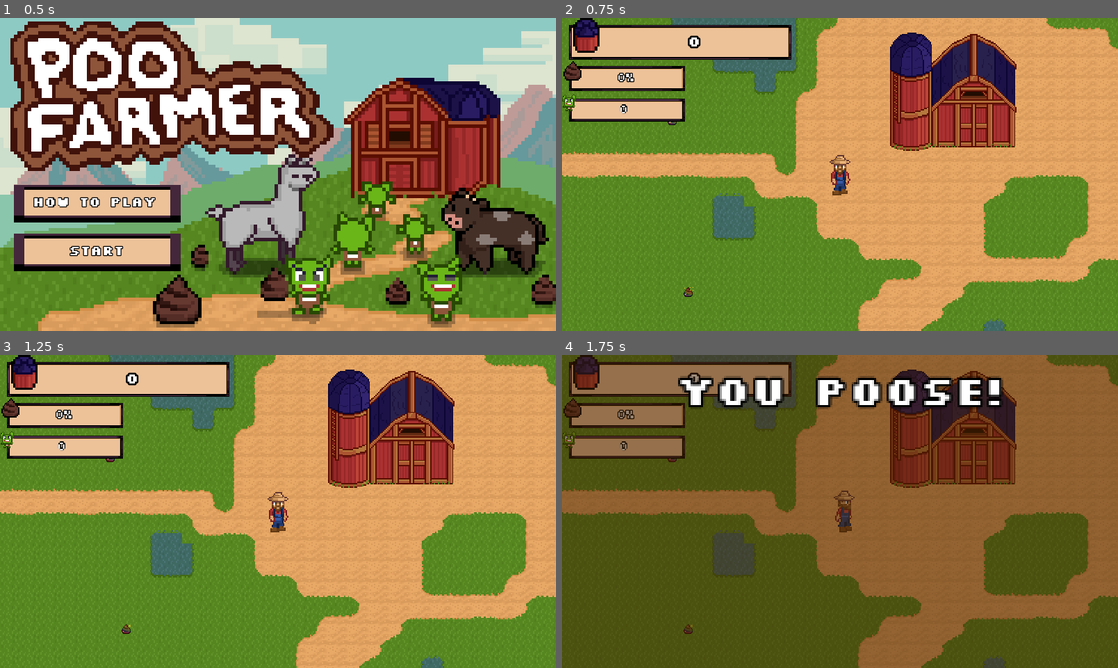
Above: before the commit, frames 1-4 (two rows, left to right).
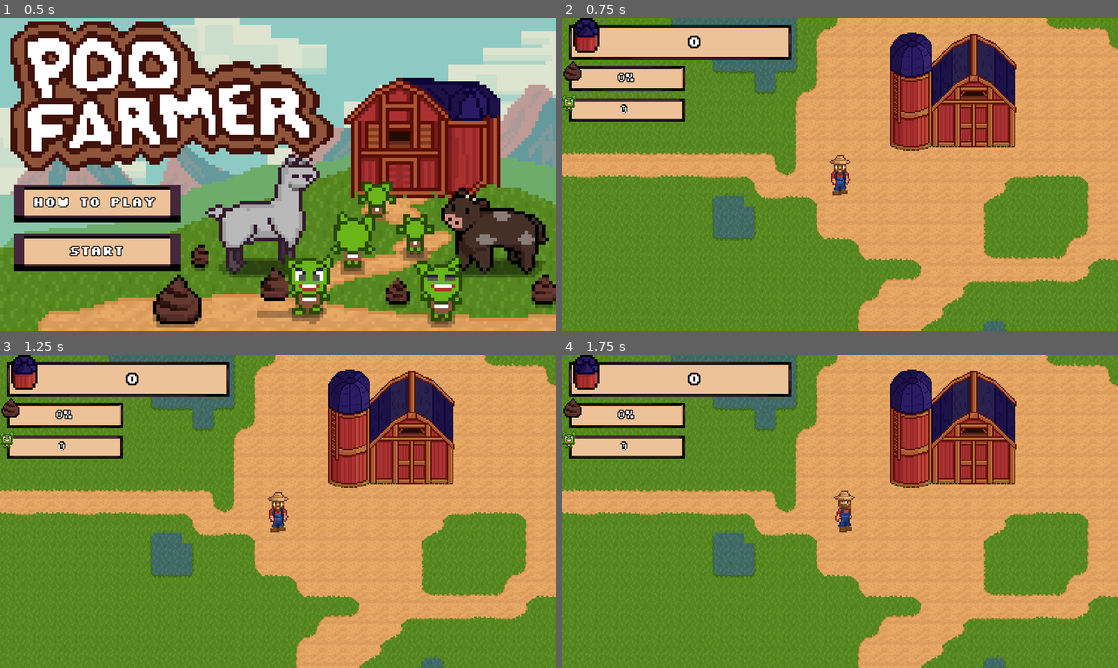
Above: after the commit, the same moments.

Repository: astro-panda/poo-farmer
Game: Godot game, scene res://Scenes/Main.tscn
Same seed, same stepped clock (60 frames per second), same inputs: the game is played once before the commit and once after it.
Inputs (mouse positions are in pixels of both pictures, inside the frame that each line leads up to):
- Up to frame 1 (0.5 s): no input
- Up to frame 2 (0.75 s): click "Start" at 0.5 s
- Up to frame 3 (1.25 s): no input
- Up to frame 4 (1.75 s): tap Enter at 1.25 s; move the mouse to (962, 495) at 1.27 s; hold Right (move_right) from 1.28 s (still down); hold X (game_over) from 1.28 s (still down); click (962, 495) at 1.42 s

Frame 1 is identical in both runs. In frame 2, less than 0.1% of the frame differs, in the area x 19-24%, y 33-90%; in frame 3, less than 0.1%; in frame 4, 98%, in the area x 0-100%, y 0-100%.
Error after the commit: Invalid get index '0' (on base: 'Array'). (res://Scripts/Player.gd:24)

Commit message:
pause screen action refinement; game reset; game quit; restart button on game over screen

Diff:
--- a/poofarmer/Scenes/Goblin.tscn
+++ b/poofarmer/Scenes/Goblin.tscn
@@ -8,82 +8,66 @@
 [ext_resource path="res://Audio/Poo Farmer Goblin Laugh 2.wav" type="AudioStream" id=6]
 
 [sub_resource type="AtlasTexture" id=1]
-flags = 4
 atlas = ExtResource( 2 )
 region = Rect2( 0, 0, 16, 32 )
 
 [sub_resource type="AtlasTexture" id=2]
-flags = 4
 atlas = ExtResource( 2 )
 region = Rect2( 16, 0, 16, 32 )
 
 [sub_resource type="AtlasTexture" id=3]
-flags = 4
 atlas = ExtResource( 2 )
 region = Rect2( 32, 0, 16, 32 )
 
 [sub_resource type="AtlasTexture" id=4]
-flags = 4
 atlas = ExtResource( 2 )
 region = Rect2( 48, 0, 16, 32 )
 
 [sub_resource type="AtlasTexture" id=5]
-flags = 4
 atlas = ExtResource( 2 )
 region = Rect2( 0, 96, 16, 32 )
 
 [sub_resource type="AtlasTexture" id=6]
-flags = 4
 atlas = ExtResource( 2 )
 region = Rect2( 16, 96, 16, 32 )
 
 [sub_resource type="AtlasTexture" id=7]
-flags = 4
 atlas = ExtResource( 2 )
 region = Rect2( 32, 96, 16, 32 )
 
 [sub_resource type="AtlasTexture" id=8]
-flags = 4
 atlas = ExtResource( 2 )
 region = Rect2( 48, 96, 16, 32 )
 
 [sub_resource type="AtlasTexture" id=9]
-flags = 4
 atlas = ExtResource( 2 )
 region = Rect2( 0, 32, 16, 32 )
 
 [sub_resource type="AtlasTexture" id=10]
-flags = 4
 atlas = ExtResource( 2 )
 region = Rect2( 16, 32, 16, 32 )
 
 [sub_resource type="AtlasTexture" id=11]
-flags = 4
 atlas = ExtResource( 2 )
 region = Rect2( 32, 32, 16, 32 )
 
 [sub_resource type="AtlasTexture" id=12]
-flags = 4
 atlas = ExtResource( 2 )
 region = Rect2( 48, 32, 16, 32 )
 
 [sub_resource type="AtlasTexture" id=13]
-flags = 4
 atlas = ExtResource( 2 )
 region = Rect2( 0, 64, 16, 32 )
 
 [sub_resource type="AtlasTexture" id=14]
-flags = 4
 atlas = ExtResource( 2 )
 region = Rect2( 16, 64, 16, 32 )
 
 [sub_resource type="AtlasTexture" id=15]
-flags = 4
 atlas = ExtResource( 2 )
 region = Rect2( 32, 64, 16, 32 )
 
 [sub_resource type="AtlasTexture" id=16]
-flags = 4
 atlas = ExtResource( 2 )
 region = Rect2( 48, 64, 16, 32 )
 
@@ -128,6 +112,7 @@
 scale = Vector2( 1.5, 1.5 )
 frames = SubResource( 17 )
 animation = "down"
+frame = 2
 playing = true
 
 [node name="CollisionShape2D" type="CollisionShape2D" parent="."]
--- a/poofarmer/Scenes/Main.tscn
+++ b/poofarmer/Scenes/Main.tscn
@@ -10,12 +10,9 @@
 [ext_resource path="res://Scripts/Main.gd" type="Script" id=8]
 [ext_resource path="res://Scenes/UI/ModalWindow.tscn" type="PackedScene" id=9]
 [ext_resource path="res://Scripts/MusicAutomaton.gd" type="Script" id=10]
-[ext_resource path="res://Scenes/Animal/AnimalSpawner.tscn" type="PackedScene" id=11]
-[ext_resource path="res://Scenes/Poo.tscn" type="PackedScene" id=12]
 [ext_resource path="res://Scenes/Store.tscn" type="PackedScene" id=13]
 [ext_resource path="res://Scenes/Silo.tscn" type="PackedScene" id=14]
 [ext_resource path="res://Scenes/Animal/PooSpawner.tscn" type="PackedScene" id=15]
-[ext_resource path="res://Scenes/EnemySpawner.tscn" type="PackedScene" id=16]
 [ext_resource path="res://Scripts/GnomePath.gd" type="Script" id=17]
 [ext_resource path="res://Scripts/PooPelletsManager.gd" type="Script" id=18]
 [ext_resource path="res://Scenes/UI/StartScreen.tscn" type="PackedScene" id=19]
@@ -137,6 +134,11 @@
 frames = SubResource( 2 )
 centered = false
 
+[node name="PooSpawner" parent="." instance=ExtResource( 15 )]
+
+[node name="PooPelletsManager" type="Node2D" parent="."]
+script = ExtResource( 18 )
+
 [node name="BackgroundMusicPlayer" type="AudioStreamPlayer" parent="."]
 pause_mode = 2
 stream = ExtResource( 5 )
@@ -165,34 +167,6 @@
 "anims/Poose Screen" = SubResource( 4 )
 script = ExtResource( 10 )
 
-[node name="Poo" parent="." instance=ExtResource( 12 )]
-position = Vector2( 1231, 1754 )
-pooValue = 15
-
-[node name="Poo4" parent="." instance=ExtResource( 12 )]
-position = Vector2( 1247, 1324 )
-pooValue = 15
-
-[node name="Poo2" parent="." instance=ExtResource( 12 )]
-position = Vector2( 1820, 1313 )
-pooValue = 15
-
-[node name="Poo3" parent="." instance=ExtResource( 12 )]
-position = Vector2( 1806, 1779 )
-pooValue = 15
-
-[node name="Poo5" parent="." instance=ExtResource( 12 )]
-position = Vector2( 1616, 1827 )
-pooValue = 15
-
-[node name="Poo6" parent="." instance=ExtResource( 12 )]
-position = Vector2( 1213, 1556 )
-pooValue = 15
-
-[node name="Poo7" parent="." instance=ExtResource( 12 )]
-position = Vector2( 1602, 1298 )
-pooValue = 15
-
 [node name="Silo" parent="." instance=ExtResource( 14 )]
 position = Vector2( 1560, 1560 )
 __meta__ = {
@@ -211,19 +185,6 @@
 
 [node name="Gnome" parent="GnomePath/PathFollow2D" instance=ExtResource( 4 )]
 position = Vector2( 0.00170898, -24.0009 )
-
-[node name="AnimalSpawner" parent="." instance=ExtResource( 11 )]
-population = 100
-
-[node name="PooSpawner" parent="." instance=ExtResource( 15 )]
-
-[node name="EnemySpawner" parent="." instance=ExtResource( 16 )]
-maxEnemies = 100
-maxSpawnTime = 0.5
-minSpawnTime = 0.1
-
-[node name="PooPelletsManager" type="Node2D" parent="."]
-script = ExtResource( 18 )
 
 [node name="HUD" parent="." instance=ExtResource( 3 )]
 margin_top = -365.0
@@ -252,5 +213,7 @@
 [connection signal="close_store" from="Store" to="MusicAutomaton" method="_on_Store_close_store"]
 [connection signal="open_store" from="Store" to="MusicAutomaton" method="_on_Store_open_store"]
 [connection signal="update_global_poo_label" from="Player" to="HUD" method="_on_Player_update_global_poo_label"]
+[connection signal="game_quit" from="Player/ModalWindow" to="." method="quit"]
+[connection signal="game_reset" from="Player/ModalWindow" to="." method="reset"]
 [connection signal="game_started" from="StartScreen" to="Player/ModalWindow" method="_on_StartScreen_game_started"]
 [connection signal="how_to_play_requested" from="StartScreen" to="Player/ModalWindow" method="show_how_to_play"]
--- a/poofarmer/Scenes/Player.tscn
+++ b/poofarmer/Scenes/Player.tscn
@@ -14,82 +14,66 @@
 extents = Vector2( 12, 23.5 )
 
 [sub_resource type="AtlasTexture" id=3]
-flags = 4
 atlas = ExtResource( 2 )
 region = Rect2( 0, 0, 16, 32 )
 
 [sub_resource type="AtlasTexture" id=4]
-flags = 4
 atlas = ExtResource( 2 )
 region = Rect2( 16, 0, 16, 32 )
 
 [sub_resource type="AtlasTexture" id=5]
-flags = 4
 atlas = ExtResource( 2 )
 region = Rect2( 32, 0, 16, 32 )
 
 [sub_resource type="AtlasTexture" id=6]
-flags = 4
 atlas = ExtResource( 2 )
 region = Rect2( 48, 0, 16, 32 )
 
 [sub_resource type="AtlasTexture" id=7]
-flags = 4
 atlas = ExtResource( 2 )
 region = Rect2( 0, 96, 16, 32 )
 
 [sub_resource type="AtlasTexture" id=8]
-flags = 4
 atlas = ExtResource( 2 )
 region = Rect2( 16, 96, 16, 32 )
 
 [sub_resource type="AtlasTexture" id=9]
-flags = 4
 atlas = ExtResource( 2 )
 region = Rect2( 32, 96, 16, 32 )
 
 [sub_resource type="AtlasTexture" id=10]
-flags = 4
 atlas = ExtResource( 2 )
 region = Rect2( 48, 96, 16, 32 )
 
 [sub_resource type="AtlasTexture" id=11]
-flags = 4
 atlas = ExtResource( 2 )
 region = Rect2( 0, 32, 16, 32 )
 
 [sub_resource type="AtlasTexture" id=12]
-flags = 4
 atlas = ExtResource( 2 )
 region = Rect2( 16, 32, 16, 32 )
 
 [sub_resource type="AtlasTexture" id=13]
-flags = 4
 atlas = ExtResource( 2 )
 region = Rect2( 32, 32, 16, 32 )
 
 [sub_resource type="AtlasTexture" id=14]
-flags = 4
 atlas = ExtResource( 2 )
 region = Rect2( 48, 32, 16, 32 )
 
 [sub_resource type="AtlasTexture" id=15]
-flags = 4
 atlas = ExtResource( 2 )
 region = Rect2( 0, 64, 16, 32 )
 
 [sub_resource type="AtlasTexture" id=16]
-flags = 4
 atlas = ExtResource( 2 )
 region = Rect2( 16, 64, 16, 32 )
 
 [sub_resource type="AtlasTexture" id=17]
-flags = 4
 atlas = ExtResource( 2 )
 region = Rect2( 32, 64, 16, 32 )
 
 [sub_resource type="AtlasTexture" id=18]
-flags = 4
 atlas = ExtResource( 2 )
 region = Rect2( 48, 64, 16, 32 )
 
@@ -139,6 +123,9 @@
 "name": "default",
 "speed": 5.0
 } ]
+
+[sub_resource type="RectangleShape2D" id=22]
+extents = Vector2( 10, 4 )
 
 [node name="Player" type="Area2D" groups=["player"]]
 collision_mask = 14
@@ -200,11 +187,11 @@
 one_shot = true
 
 [node name="PlayerCollision" type="StaticBody2D" parent="."]
-collision_layer = 0
-collision_mask = 0
+collision_mask = 4
 
 [node name="CollisionShape2D" type="CollisionShape2D" parent="PlayerCollision"]
-position = Vector2( 0, 21.5 )
+position = Vector2( 0, 20 )
+shape = SubResource( 22 )
 
 [node name="GameOnTimer" type="Timer" parent="."]
 wait_time = 0.1
--- a/poofarmer/Scenes/Poo.tscn
+++ b/poofarmer/Scenes/Poo.tscn
@@ -49,6 +49,7 @@
 scale = Vector2( 1.5, 1.5 )
 frames = SubResource( 1 )
 animation = "Unicorn"
+frame = 1
 playing = true
 
 [node name="CollisionShape2D" type="CollisionShape2D" parent="."]
--- a/poofarmer/Scenes/UI/ModalWindow.tscn
+++ b/poofarmer/Scenes/UI/ModalWindow.tscn
@@ -117,6 +117,7 @@
 text = "How to Play"
 
 [node name="HowToPlay" type="Control" parent="CanvasLayer"]
+visible = false
 margin_right = 40.0
 margin_bottom = 40.0
 
@@ -159,7 +160,6 @@
 text = "Go Back"
 
 [node name="GameOver" type="Control" parent="CanvasLayer"]
-visible = false
 margin_right = 40.0
 margin_bottom = 40.0
 
@@ -183,8 +183,26 @@
 align = 1
 valign = 1
 
+[node name="Restart" type="TextureButton" parent="CanvasLayer/GameOver"]
+margin_left = 224.0
+margin_top = 269.0
+margin_right = 416.0
+margin_bottom = 312.0
+texture_normal = ExtResource( 3 )
+texture_pressed = ExtResource( 4 )
+expand = true
+
+[node name="Label" type="Label" parent="CanvasLayer/GameOver/Restart"]
+margin_left = 54.0
+margin_top = 11.0
+margin_right = 139.0
+margin_bottom = 30.0
+theme = ExtResource( 2 )
+text = "Restart"
+
 [connection signal="pressed" from="CanvasLayer/Poosed/Resume" to="." method="set_is_paused" binds= [ false ]]
 [connection signal="pressed" from="CanvasLayer/Poosed/Restart" to="." method="trigger_game_reset"]
 [connection signal="pressed" from="CanvasLayer/Poosed/Quit" to="." method="quit_game"]
 [connection signal="pressed" from="CanvasLayer/Poosed/How to Play" to="." method="show_how_to_play"]
-[connection signal="pressed" from="CanvasLayer/HowToPlay/Close" to="." method="reset_canvas"]
+[connection signal="pressed" from="CanvasLayer/HowToPlay/Close" to="." method="unpause"]
+[connection signal="pressed" from="CanvasLayer/GameOver/Restart" to="." method="trigger_game_reset"]
--- a/poofarmer/Scripts/Main.gd
+++ b/poofarmer/Scripts/Main.gd
@@ -1,9 +1,45 @@
 extends Node
 
+onready var start_screen = $StartScreen
 onready var poo_pellets_manager = $PooPelletsManager
-onready var player = get_tree().get_nodes_in_group("player")[0]
+onready var player  = get_tree().get_nodes_in_group("player")[0]
+
+var animal_spawner_scene = preload("res://Scenes/Animal/AnimalSpawner.tscn")
+var enemy_spawner_scene = preload("res://Scenes/EnemySpawner.tscn")
+
+# preload spawner scenes to enable global game reset
+var animal_spawner
+var enemy_spawner
 
 # Called when the node enters the scene tree for the first time.
 func _ready():
 	randomize()
 	player.connect("playerFire", poo_pellets_manager, "handle_poo_pellets")
+	reset()
+
+func reset():
+	get_tree().call_group("poo", "queue_free")
+	get_tree().call_group("goblin", "queue_free")
+
+	if animal_spawner != null:
+		animal_spawner.queue_free()
+		animal_spawner = null
+	if enemy_spawner != null:
+		enemy_spawner.queue_free()
+		enemy_spawner = null
+
+	if animal_spawner == null:
+		animal_spawner = animal_spawner_scene.instance()
+
+	if enemy_spawner == null:
+		enemy_spawner = enemy_spawner_scene.instance()
+
+	add_child(animal_spawner)
+	add_child(enemy_spawner)
+
+	var _player = player as Player
+	player.reset()
+
+func quit():
+	reset()
+	start_screen.begin()
--- a/poofarmer/Scripts/ModalWindow.gd
+++ b/poofarmer/Scripts/ModalWindow.gd
@@ -59,8 +59,7 @@
 
 
 func trigger_game_reset():
-	reset_canvas()
-	set_is_paused(false)
+	unpause()
 	emit_signal("game_reset")
 
 func quit_game():
@@ -71,4 +70,8 @@
 
 func _on_StartScreen_game_started():
 	game_started = true
+	unpause()
+
+func unpause():
+	reset_canvas()
 	set_is_paused(false)
--- a/poofarmer/Scripts/Player.gd
+++ b/poofarmer/Scripts/Player.gd
@@ -1,4 +1,5 @@
 extends Area2D
+class_name Player
 
 signal playerFire(poo_pellets, playerPosition, fireAngle)
 signal playerSendCurrentHoldAmount(currentHoldAmount)
@@ -157,3 +158,11 @@
 func _on_GameOnTimer_timeout():
 	if totalPooAmount <= 0:
 		game_over()
+
+
+func reset():
+	position = Vector2(1406, 1619)
+	currentHoldAmount = 0
+	totalPooAmount = 0
+	fireModes = [FireMode.values.Shovel]
+	equippedFireMode = FireMode.values.Shovel
--- a/poofarmer/Scripts/UI/StartScreen.gd
+++ b/poofarmer/Scripts/UI/StartScreen.gd
@@ -5,10 +5,13 @@
 
 onready var canvas = $CanvasLayer
 
-# Called when the node enters the scene tree for the first time.
 func _ready():
+	begin()
+
+
+func begin():
 	get_tree().paused = true
-	pass # Replace with function body.
+	canvas.visible = true
 
 
 func _on_Start_pressed():
--- a/poofarmer/project.godot
+++ b/poofarmer/project.godot
@@ -45,6 +45,11 @@
 "path": "res://Scenes/MobAudioController.gd"
 }, {
 "base": "Area2D",
+"class": "Player",
+"language": "GDScript",
+"path": "res://Scripts/Player.gd"
+}, {
+"base": "Area2D",
 "class": "Poo",
 "language": "GDScript",
 "path": "res://Scripts/Poo.gd"
@@ -57,6 +62,7 @@
 "HitBox": "",
 "HurtBox": "",
 "MobAudioController": "",
+"Player": "",
 "Poo": ""
 }
 
Not shown: 1 places in poofarmer/Scenes/Main.tscn that only renumber resources
Not shown: 1 places in poofarmer/Scenes/Player.tscn that only renumber resources
